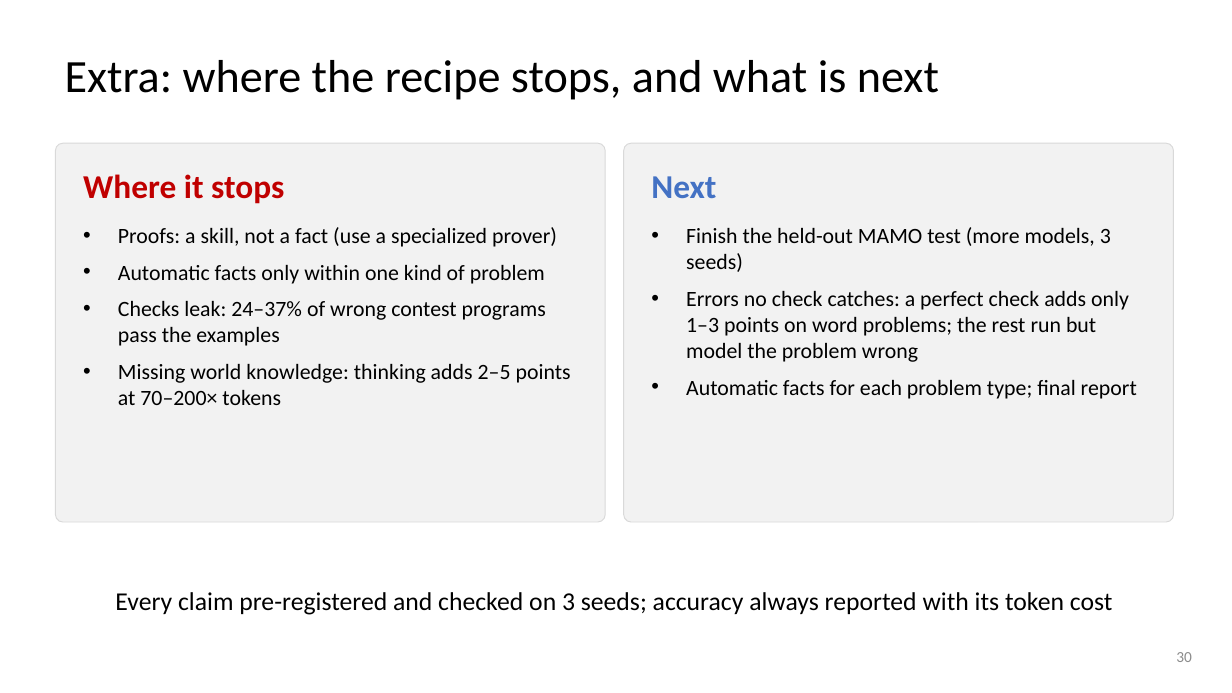
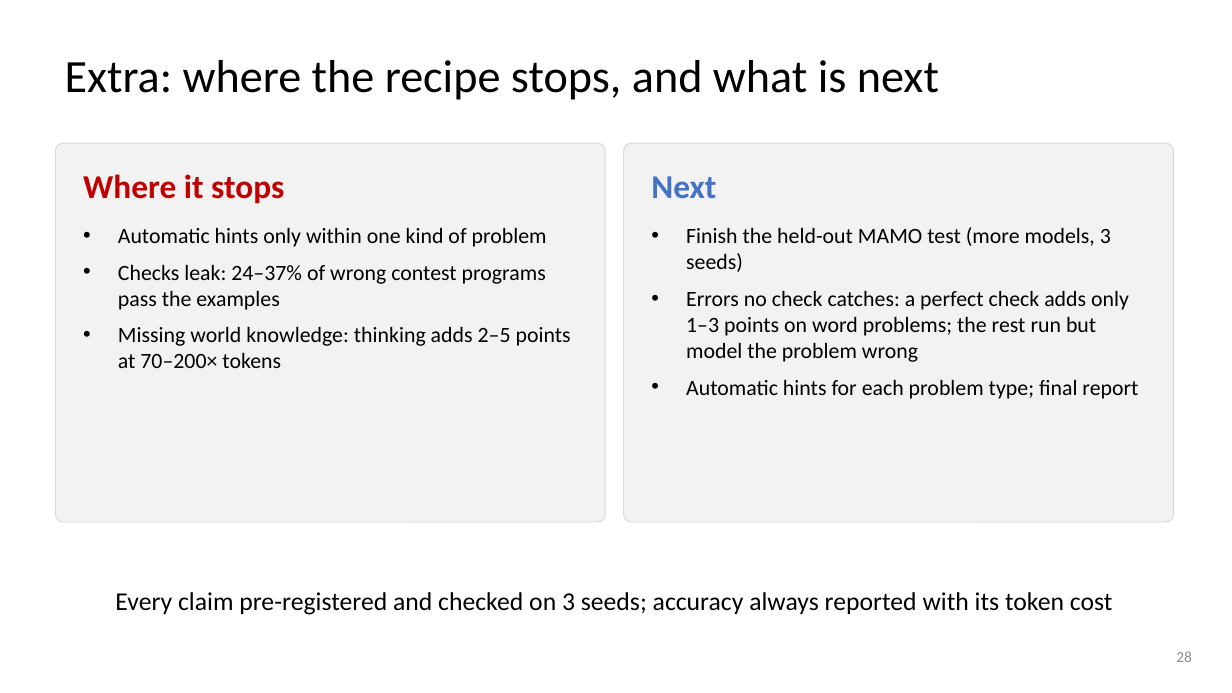
Before and after one commit to dlwns147/CSED490E_Project_Team5, a slide deck: slide 28 of Proposal_Team5.pptx (slide 30 before the commit). Drawn at 1232x693 pixels with LibreOffice and Linux fonts; fonts in the diff are those of the drawing. Boxes give left, top, right and bottom in pixels: in the first picture for what was removed or moved away, otherwise in the second. Text is boxed around its words. In the diff, an @@ line names an element or a change of style, - is before the commit and + after.

```diff
--- a/Proposal_Team5.pptx
+++ b/Proposal_Team5.pptx
@@ text at [118, 228, 547, 247]: text changed @@
-• Proofs: a skill, not a fact (use a specialized prover)
-• Automatic facts only within one kind of problem
+• Automatic hints only within one kind of problem
@@ text at [686, 380, 1138, 399]: text changed @@
-• Automatic facts for each problem type; final report
+• Automatic hints for each problem type; final report
@@ page number at [1176, 651, 1192, 662]: text changed @@
-30
+28
```
Also in this commit, not shown: 22 other slides changed, 2 slides removed, 4 other files.
